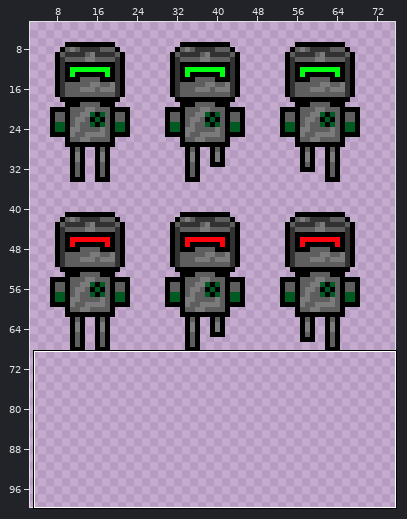
Edited in one commit: sprite sheet (source/core/assets/images/ghostGPT.png). Above, an overview of the earlier version with the close-up marked.
Close-up. As it was:
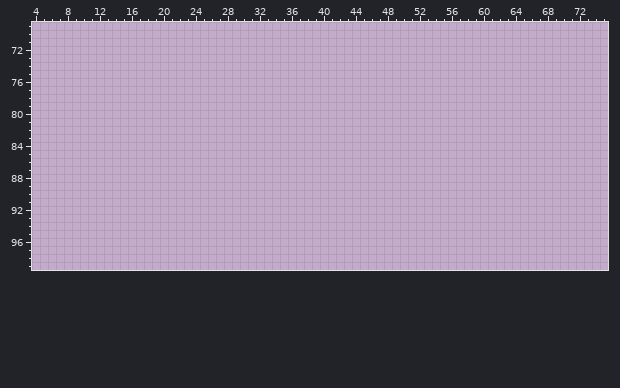
The file is 100x100 pixels. Colours within 5 levels of each other are drawn and written as one. Shown: x 4..75, y 69..99. The wide view leaves out empty margins.
The same view after the edit:
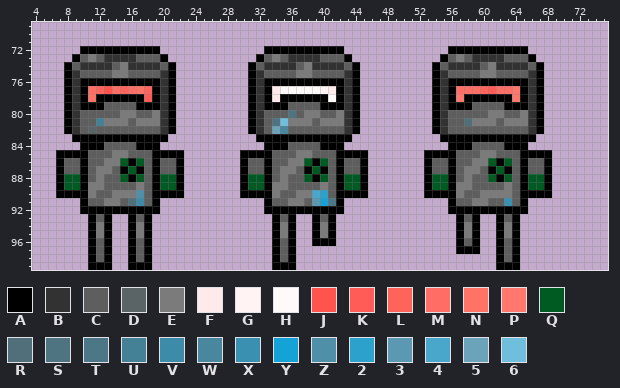
Palette (. is transparent): A #000000  B #323232  C #5e5e5e  D #5a6467  E #7b7b7b  F #ffeaeb  G #fff3f4  H #fff9f9  J #ff534e  K #ff5b57  L #ff645b  M #ff6d65  N #ff7367  P #ff776d  Q #005b22  R #516f7a  S #4e7481  T #4b7787  U #448197  V #3c8ba9  W #49879e  X #3990b0  Y #14a2d7  Z #4f90a8  2 #2ca1cc  3 #5a99b1  4 #48a7cb  5 #6ba4ba  6 #6fbedb
Log entry: added damage textures for GPT and grokdroid
Changes in this commit:
@@ x 4..75 @@
  71 ........................................................................
- 72 ........................................................................
- 73 ........................................................................
- 74 ........................................................................
- 75 ........................................................................
- 76 ........................................................................
- 77 ........................................................................
- 78 ........................................................................
- 79 ........................................................................
- 80 ........................................................................
- 81 ........................................................................
- 82 ........................................................................
- 83 ........................................................................
- 84 ........................................................................
- 85 ........................................................................
- 86 ........................................................................
- 87 ........................................................................
- 88 ........................................................................
- 89 ........................................................................
- 90 ........................................................................
- 91 ........................................................................
- 92 ........................................................................
- 93 ........................................................................
- 94 ........................................................................
- 95 ........................................................................
- 96 ........................................................................
- 97 ........................................................................
- 98 ........................................................................
- 99 ........................................................................
+ 72 ......AAAAAAAAAA.............AAAAAAAAAA.............AAAAAAAAAA..........
+ 73 .....ACECBBBBCCCA...........ACECBBBBCCCA...........ACECBBBBCCCA.........
+ 74 ....ACBBBBCEBBBBCA.........ACBBBBCEBBBBCA.........ACBBBBCEBBBBCA........
+ 75 ....ABCCCCEECCCCBA.........ABCCCCEECCCCBA.........ABCCCCEECCCCBA........
+ 76 ....ABAAAAAAAAAABA.........ABAAAAAAAAAABA.........ABAAAAAAAAAABA........
+ 77 ....ABAMLJMLMNLABA.........ABAFHHHHHGFABA.........ABAMMMLKMMPABA........
+ 78 ....ABANAAAAAAKABA.........ABAFAAAAAAHABA.........ABAPAAAAAAPABA........
+ 79 ....ABAAACCCCAAABA.........ABAAACCCCAAABA.........ABAAACCCCAAABA........
+ 80 ....ABCCCCCEECCEBA.........ABCCCSCEECCEBA.........ABCCCCCEECCEBA........
+ 81 ....ABCCUEEECEEEBA.........ABCS6EEECEEEBA.........ABCCREEECEEEBA........
+ 82 ....ABCDCCCCCCCCBA.........ABC5WCCCCCCCBA.........ABCCCCCCCCCCBA........
+ 83 .....AAAAAAAAAAAA...........AAAAAAAAAAAA...........AAAAAAAAAAAA.........
+ 84 ......AAACCCCAAA.............AAACCCCAAA.............AAACCCCAAA..........
+ 85 ...AAAACCCEECCCAAAA.......AAAACCCEECCCAAAA.......AAAACCCEECCCAAAA.......
+ 86 ...ACCACCEEQAQCACCA.......ACCACCEEQAQCACCA.......ACCACCEEQAQCACCA.......
+ 87 ...ACCACEECAQACACCA.......ACCACEECAQACACCA.......ACCACEECAQACACCA.......
+ 88 ...AQQACECCQAQCAQQA.......AQQACECCQAQCAQQA.......AQQACECCQAQCAQQA.......
+ 89 ...AQQAEECCCCECAQQA.......AQQAEECCCCECAQQA.......AQQAEECCCCECAQQA.......
+ 90 ...AAAAECCEEEZCAAAA.......AAAAECCEE42CAAAA.......AAAAECCEEEECAAAA.......
+ 91 ......ACCEECRVCA.............ACCEEC3YTA.............ACCEECCXCA..........
+ 92 ......AAAAAAAAAA.............AAAAAAAAAA.............AAAAAAAAAA..........
+ 93 .......ACA..ACA...............ACA..ACA...............ACA..ACA...........
+ 94 .......AEA..AEA...............AEA..AEA...............AEA..AEA...........
+ 95 .......AEA..AEA...............AEA..AEA...............AEA..AEA...........
+ 96 .......ACA..ACA...............ACA..AAA...............ACA..ACA...........
+ 97 .......ACA..ACA...............ACA....................AAA..ACA...........
+ 98 .......ACA..ACA...............ACA.........................ACA...........
+ 99 .......AAA..AAA...............AAA.........................AAA...........
Boxes around the changes in both close-ups, in picture pixels (x1, y1, x2, y2):
added: (56, 46, 184, 270)
added: (240, 46, 368, 270)
added: (424, 46, 552, 270)
